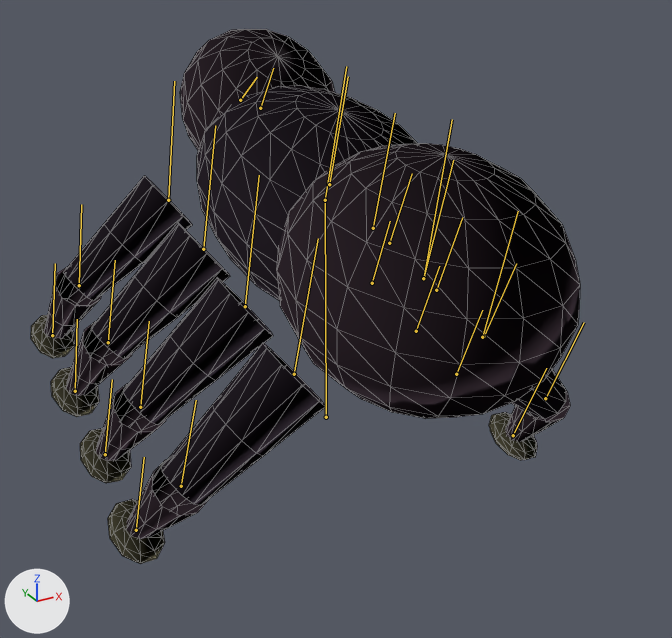
The glTF model assets/shared/creature-spider.glb as it was, and as the next commit left it.
The view is the same before and after, from a 50 mm lens placed at (-1.25, -2.34, 1.51), pointed at (-0.03, -0.12, 0.4). Every picture has the same lights, and +X, +Y and +Z are marked at lower left. The first picture is the older version. Both versions are drawn at frame 12 of the action 'ATTACK_B'; the numbers are the values there. The bones that bend it are drawn over the model as lines. Mesh edges are drawn as thin lines.

Objects in the first picture: 'SkinnedCreature'.
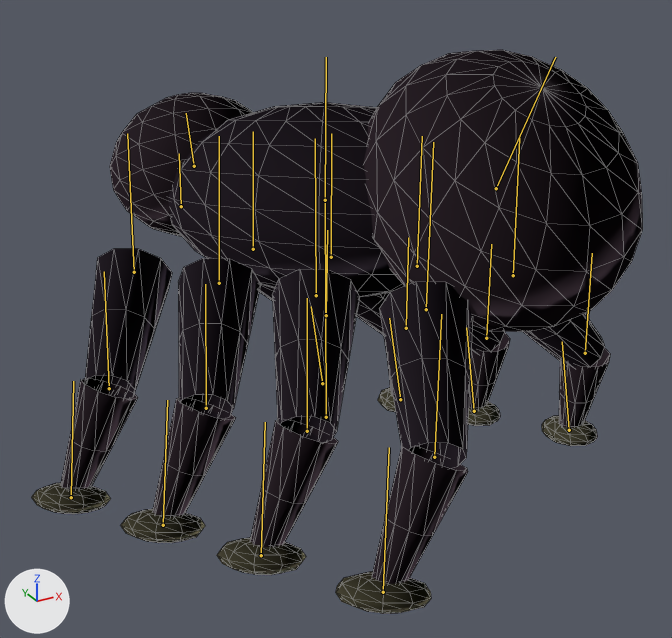
Changed parts and their boxes [x1, y1, x2, y2] in the pictures (672 x 638 px):
'SkinnedCreature', posed (11% wider): before [31, 29, 580, 564]; after [32, 50, 642, 614]
bone 'Torso', root to tip: before (325, 200) to (346, 66); after (325, 200) to (326, 57)
bone 'Head', root to tip: before (260, 108) to (273, 68); after (194, 166) to (186, 113)
bone 'Fangs', root to tip: before (240, 100) to (257, 77); after (181, 206) to (179, 153)
bone 'Tail', root to tip: before (424, 277) to (452, 119); after (496, 188) to (555, 57)
bone 'Leg0L', root to tip: before (168, 200) to (174, 81); after (134, 272) to (127, 133)
bone 'Leg0LKnee', root to tip: before (79, 285) to (81, 204); after (109, 388) to (104, 271)
bone 'Leg0LFoot', root to tip: before (52, 335) to (55, 263); after (71, 497) to (73, 381)
bone 'Leg0R', root to tip: before (329, 184) to (348, 76); after (253, 249) to (253, 131)
bone 'Leg0RKnee', root to tip: before (389, 243) to (412, 173); after (326, 315) to (327, 230)
bone 'Leg0RFoot', root to tip: before (372, 283) to (390, 221); after (322, 383) to (311, 306)
bone 'Leg1L', root to tip: before (203, 249) to (215, 125); after (219, 283) to (219, 136)
bone 'Leg1LKnee', root to tip: before (108, 342) to (115, 260); after (206, 408) to (205, 284)
bone 'Leg1LFoot', root to tip: before (75, 391) to (77, 319); after (163, 525) to (167, 400)
bone 'Leg1R', root to tip: before (373, 228) to (395, 113); after (331, 257) to (331, 133)
bone 'Leg1RKnee', root to tip: before (436, 290) to (462, 217); after (406, 328) to (408, 237)
bone 'Leg1RFoot', root to tip: before (416, 331) to (439, 266); after (400, 399) to (389, 318)
bone 'Leg2L', root to tip: before (245, 306) to (259, 175); after (316, 295) to (315, 138)
bone 'Leg2LKnee', root to tip: before (140, 407) to (149, 321); after (307, 431) to (307, 298)
bone 'Leg2LFoot', root to tip: before (105, 454) to (112, 379); after (261, 555) to (265, 422)
bone 'Leg2R', root to tip: before (423, 278) to (453, 160); after (417, 266) to (422, 136)
bone 'Leg2RKnee', root to tip: before (484, 336) to (516, 263); after (486, 338) to (491, 244)
bone 'Leg2RFoot', root to tip: before (456, 374) to (482, 310); after (474, 411) to (466, 327)
bone 'Leg3L', root to tip: before (294, 374) to (318, 238); after (426, 309) to (433, 142)
bone 'Leg3LKnee', root to tip: before (181, 486) to (196, 400); after (434, 457) to (441, 314)
bone 'Leg3LFoot', root to tip: before (136, 530) to (144, 457); after (383, 592) to (389, 447)
bone 'Leg3R', root to tip: before (482, 337) to (518, 211); after (513, 275) to (519, 138)
bone 'Leg3RKnee', root to tip: before (545, 398) to (584, 322); after (585, 353) to (592, 253)
bone 'Leg3RFoot', root to tip: before (513, 435) to (546, 368); after (569, 430) to (562, 341)

What the commit changed:
Bone 'Torso' (bone_torso) turns from (13, 0, -3) to (-11, 29, -11) degrees about its own x, y and z.
Bone 'Head' (bone_head) turns from (22, -2, 0) to (-18, -24, 0) degrees about its own x, y and z.
Bone 'Fangs' (bone_fangs) turns from (21, -2, 0) to (16, 0, 0) degrees about its own x, y and z.
Bone 'Tail' (bone_tail) turns from (-6, -9, 0) to (37, -39, 0) degrees about its own x, y and z.
Bone 'Leg0L' (bone_leg0l) turns from (-1, -1, 0) to (-1, 22, 0) degrees about its own x, y and z.
Bone 'Leg0LKnee' (bone_leg0lknee) turns from (8, 0, 0) to (0, 0, 0) degrees about its own x, y and z.
Bone 'Leg0LFoot' (bone_leg0lfoot) turns from (0, 0, -1) to (0, -1, -10) degrees about its own x, y and z.
Bone 'Leg0R' (bone_leg0r) turns from (1, 1, 0) to (1, -22, 0) degrees about its own x, y and z.
Bone 'Leg0RKnee' (bone_leg0rknee) turns from (7, 0, 0) to (0, 0, 0) degrees about its own x, y and z.
Bone 'Leg0RFoot' (bone_leg0rfoot) turns from (0, 0, 1) to (0, 1, 10) degrees about its own x, y and z.
Bone 'Leg1L' (bone_leg1l) turns from (1, 1, 0) to (1, 26, 0) degrees about its own x, y and z.
Bone 'Leg1LKnee' (bone_leg1lknee) turns from (7, 0, 0) to (0, 0, 0) degrees about its own x, y and z.
Bone 'Leg1LFoot' (bone_leg1lfoot) turns from (0, 0, 1) to (0, 1, -10) degrees about its own x, y and z.
Bone 'Leg1R' (bone_leg1r) turns from (-1, -1, 0) to (-1, -26, 0) degrees about its own x, y and z.
Bone 'Leg1RKnee' (bone_leg1rknee) turns from (8, 0, 0) to (0, 0, 0) degrees about its own x, y and z.
Bone 'Leg1RFoot' (bone_leg1rfoot) turns from (0, 0, -1) to (0, -1, 10) degrees about its own x, y and z.
Bone 'Leg2L' (bone_leg2l) turns from (-1, -1, 0) to (-1, 22, 0) degrees about its own x, y and z.
Bone 'Leg2LKnee' (bone_leg2lknee) turns from (8, 0, 0) to (0, 0, 0) degrees about its own x, y and z.
Bone 'Leg2LFoot' (bone_leg2lfoot) turns from (0, 0, -1) to (0, -1, -10) degrees about its own x, y and z.
Bone 'Leg2R' (bone_leg2r) turns from (1, 1, 0) to (1, -22, 0) degrees about its own x, y and z.
Bone 'Leg2RKnee' (bone_leg2rknee) turns from (7, 0, 0) to (0, 0, 0) degrees about its own x, y and z.
Bone 'Leg2RFoot' (bone_leg2rfoot) turns from (0, 0, 1) to (0, 1, 10) degrees about its own x, y and z.
Bone 'Leg3L' (bone_leg3l) turns from (1, 1, 0) to (1, 26, 0) degrees about its own x, y and z.
Bone 'Leg3LKnee' (bone_leg3lknee) turns from (7, 0, 0) to (0, 0, 0) degrees about its own x, y and z.
Bone 'Leg3LFoot' (bone_leg3lfoot) turns from (0, 0, 1) to (0, 1, -10) degrees about its own x, y and z.
Bone 'Leg3R' (bone_leg3r) turns from (-1, -1, 0) to (-1, -26, 0) degrees about its own x, y and z.
Bone 'Leg3RKnee' (bone_leg3rknee) turns from (8, 0, 0) to (0, 0, 0) degrees about its own x, y and z.
Bone 'Leg3RFoot' (bone_leg3rfoot) turns from (0, 0, -1) to (0, -1, 10) degrees about its own x, y and z.
